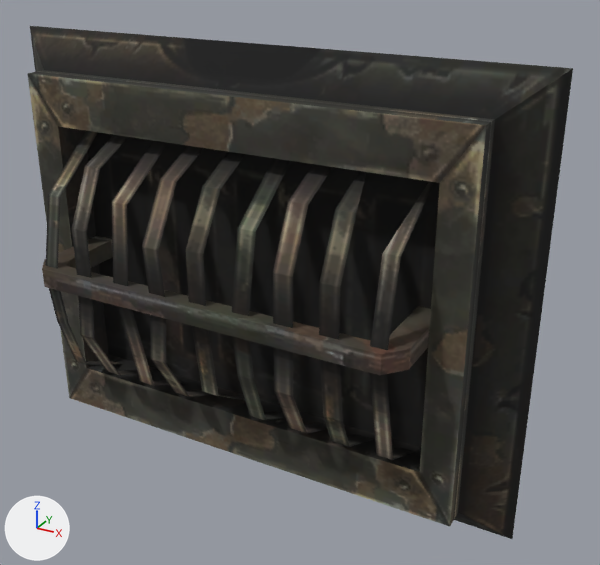
A saved change to the OBJ model sceneobjs/huodong_fuben_248/huodong_fuben_248_tongfengkou_01.obj.
One viewpoint serves both versions: a 50 mm lens placed at (71.6, -115.5, 57.6), pointed at (10.0, -3.6, 1.7). The lights are fixed; the arrows at lower left show +X, +Y and +Z. Where no turn or scale is listed for an object, it has been applied to the vertices.

Objects in the first picture: 'huodong_fuben_248_tongfengkou_01'.
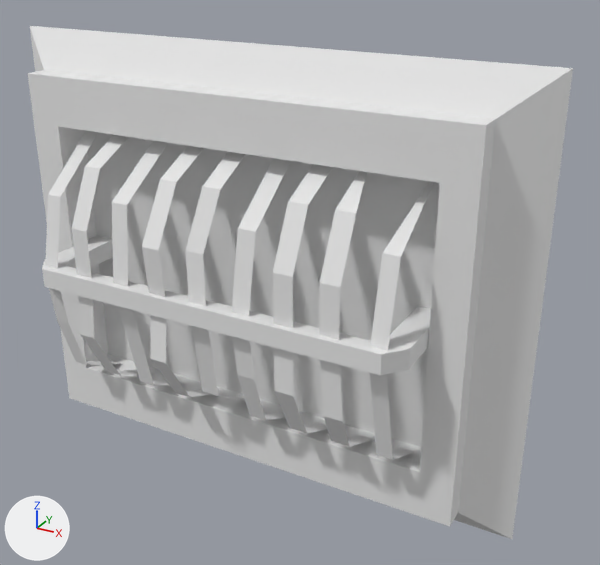
Boxes [x1, y1, x2, y2] around the edits, measured in the pictures (600 x 565 px):
'huodong_fuben_248_tongfengkou_01', recoloured (black to grey): [27, 26, 573, 539] in both

Patch to the scene script:
```diff
--- a/sceneobjs/huodong_fuben_248/huodong_fuben_248_tongfengkou_01.obj.py
+++ b/sceneobjs/huodong_fuben_248/huodong_fuben_248_tongfengkou_01.obj.py
@@ mat_material_1_1 @@
+mat_material_1_1 = principled_material('material_1')
+mat_material_1_1.base_color = (0.8, 0.8, 0.8)  # white #e7e7e7
+mat_material_1_1.roughness = 1.0
@@ me_huodong_fuben_248_tongfengkou_01 @@
 me_huodong_fuben_248_tongfengkou_01.from_pydata(...)  # 154 vertices, 164 faces; spans x -49.1..49.1, y -20.2..0.4, z -39.3..39.3
-me_huodong_fuben_248_tongfengkou_01.materials.append(mat_material_1)  # picture img_huodong_fuben_248_tongfengkou_01_png
+me_huodong_fuben_248_tongfengkou_01.materials.append(mat_material_1_1)  # white #e7e7e7
```
